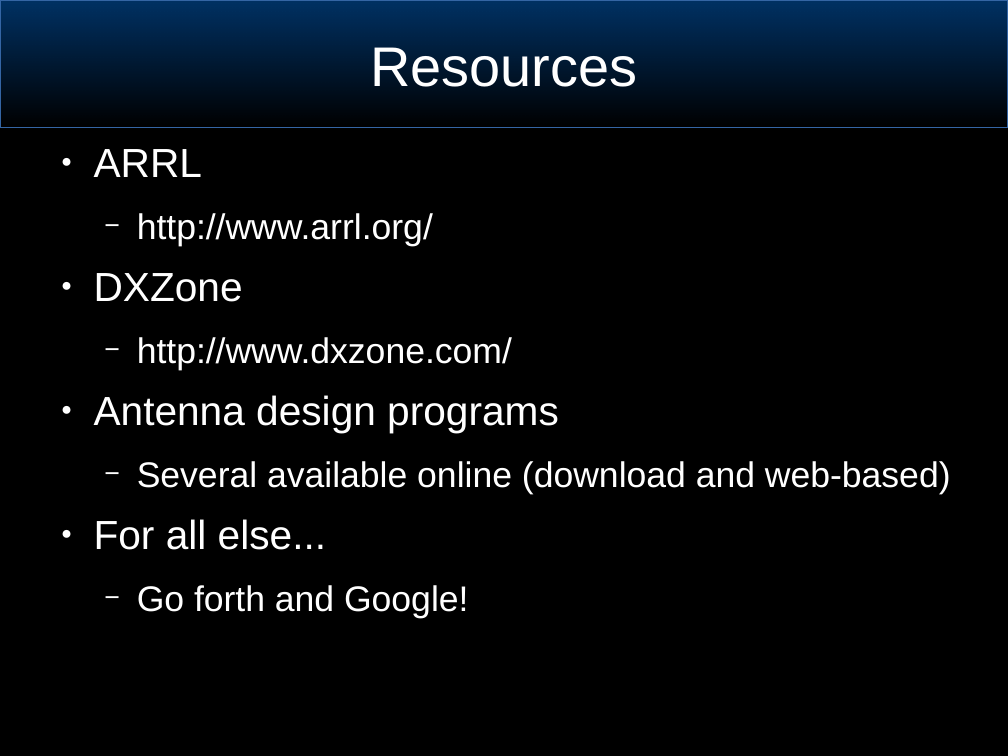
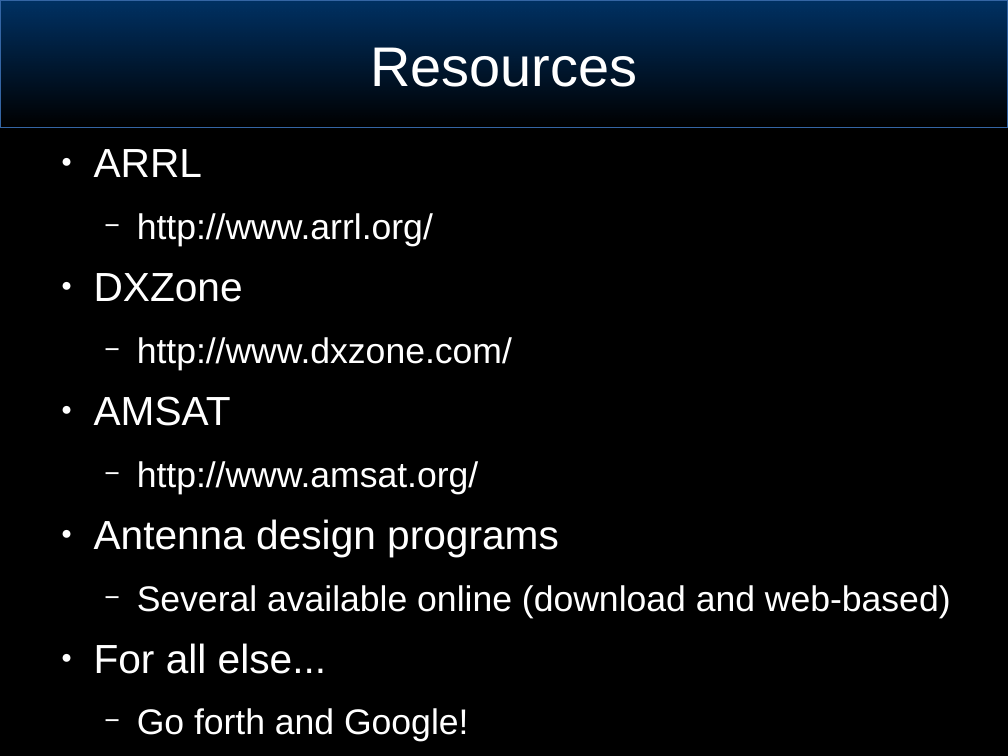
Before and after one commit to joeblankenship1/BRW_ANT_CLASS, a slide deck: slide 36 of BasicSignalsConcepts.odp. Drawn at 1008x756 pixels with LibreOffice and Linux fonts; fonts in the diff are those of the drawing; background and template pictures are left out. Boxes give left, top, right and bottom in pixels: in the first picture for what was removed or moved away, otherwise in the second. Text is boxed around its words. In the diff, an @@ line names an element or a change of style, - is before the commit and + after.

Commit message:
Additional Resources

```diff
--- a/BasicSignalsConcepts.odp
+++ b/BasicSignalsConcepts.odp
@@ text at (94,396,478,494): paragraphs added @@
+● AMSAT
+  − http://www.amsat.org/
```
